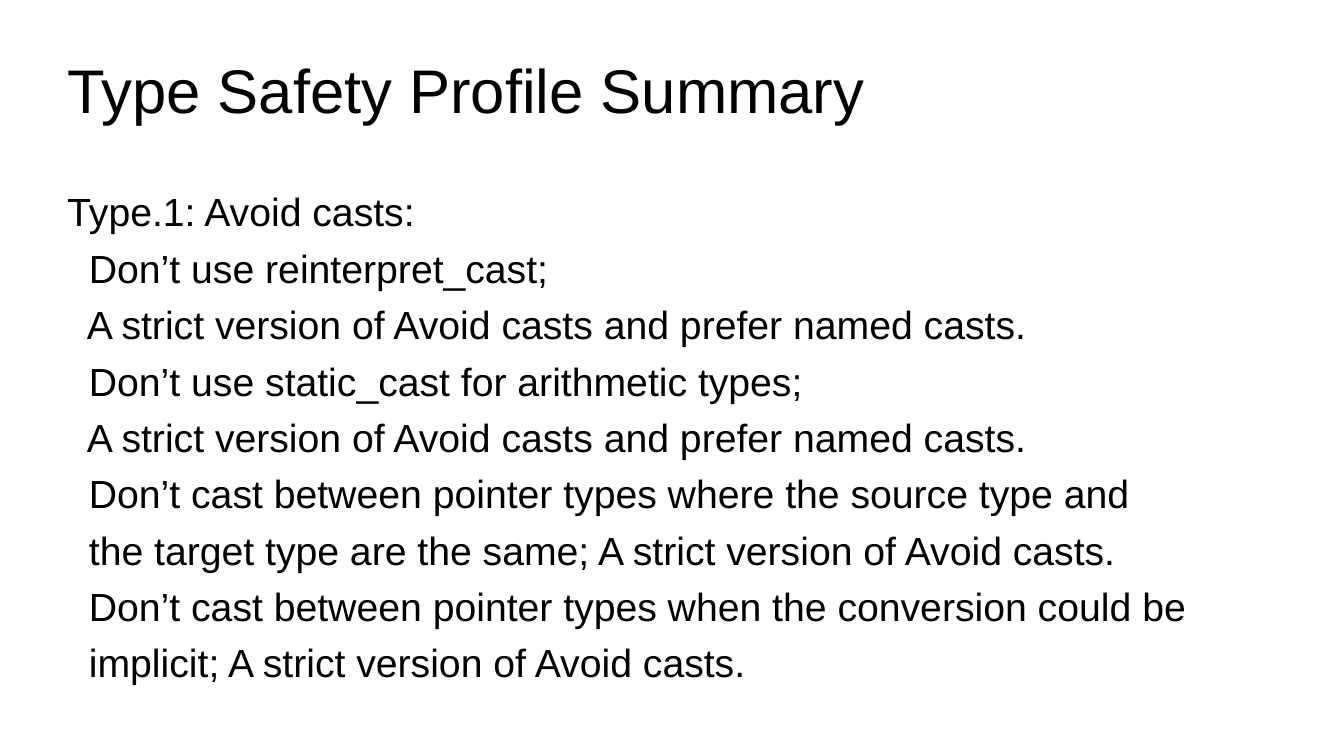
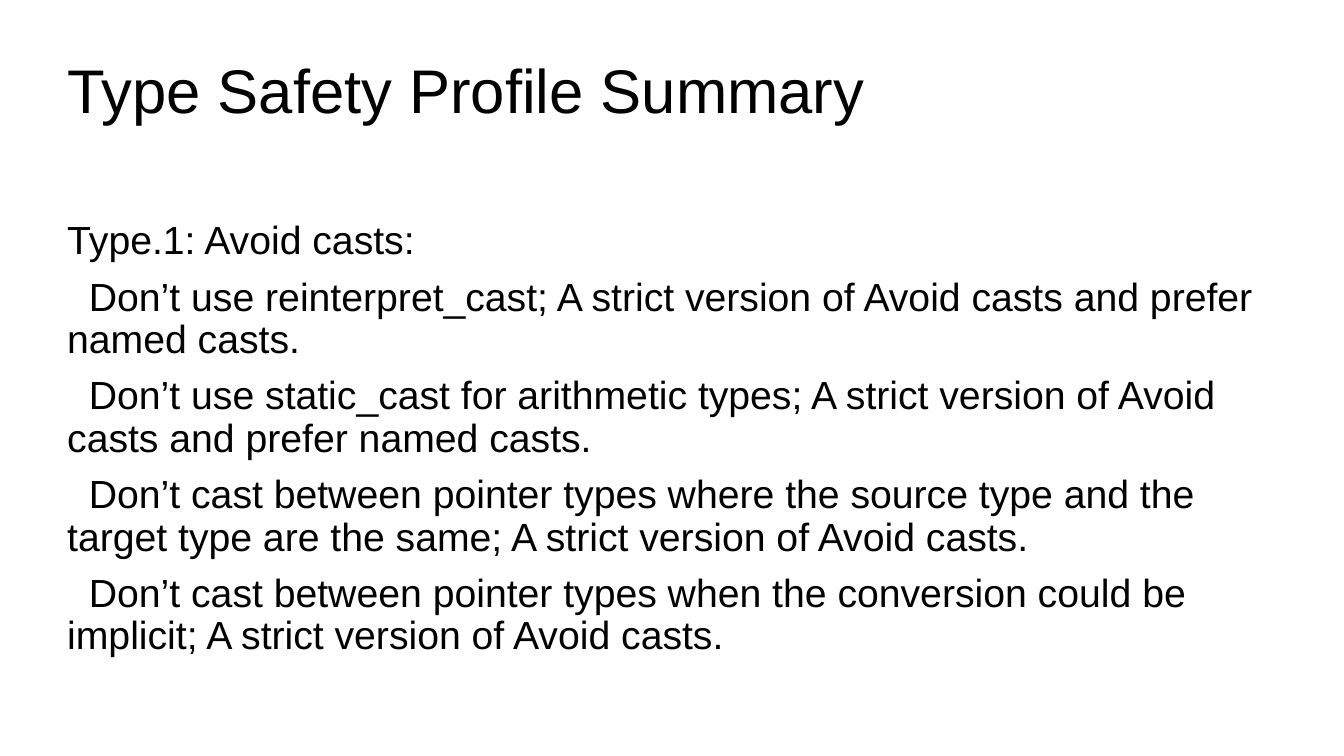
Before and after one commit to LongArmMcGee/cpp-safety, a slide deck: slide 18 of images/safe_cpp_graphics.pptx (slide 14 before the commit). Drawn at 1344x756 pixels with LibreOffice and Linux fonts; fonts in the diff are those of the drawing. Boxes give left, top, right and bottom in pixels: in the first picture for what was removed or moved away, otherwise in the second. Text is boxed around its words. In the diff, an @@ line names an element or a change of style, - is before the commit and + after.

```diff
--- a/images/safe_cpp_graphics.pptx
+++ b/images/safe_cpp_graphics.pptx
@@ subtitle at (67, 282, 1252, 657): text changed @@
-Don’t use reinterpret_cast;
-A strict version of Avoid casts and prefer named casts.
-Don’t use static_cast for arithmetic types;
-A strict version of Avoid casts and prefer named casts.
-Don’t cast between pointer types where the source type and
-the target type are the same; A strict version of Avoid casts.
-Don’t cast between pointer types when the conversion could be
-implicit; A strict version of Avoid casts.
+Don’t use reinterpret_cast; A strict version of Avoid casts and prefer named casts.
+Don’t use static_cast for arithmetic types; A strict version of Avoid casts and prefer named casts.
+Don’t cast between pointer types where the source type and the target type are the same; A strict version of Avoid casts.
+Don’t cast between pointer types when the conversion could be implicit; A strict version of Avoid casts.
```
Also in this commit, not shown: 24 other slides changed, 9 slides added, 1 slide removed.
